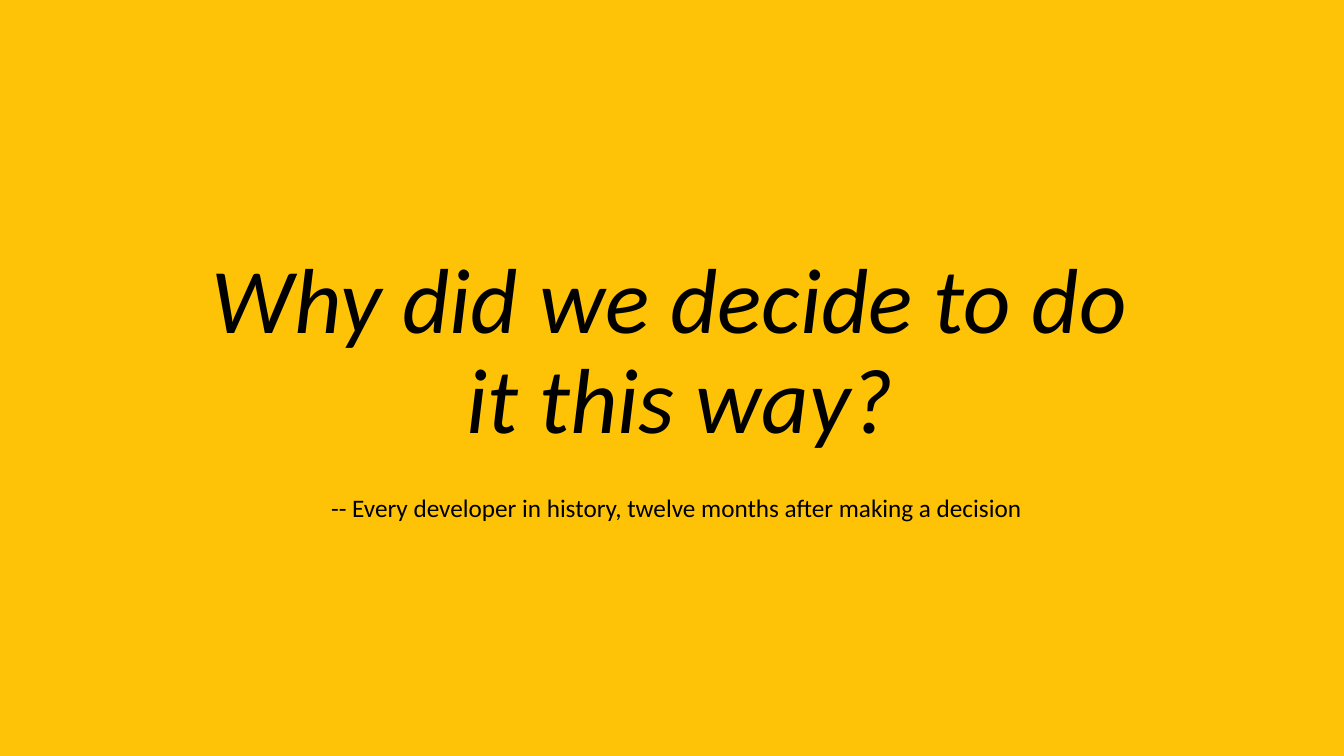
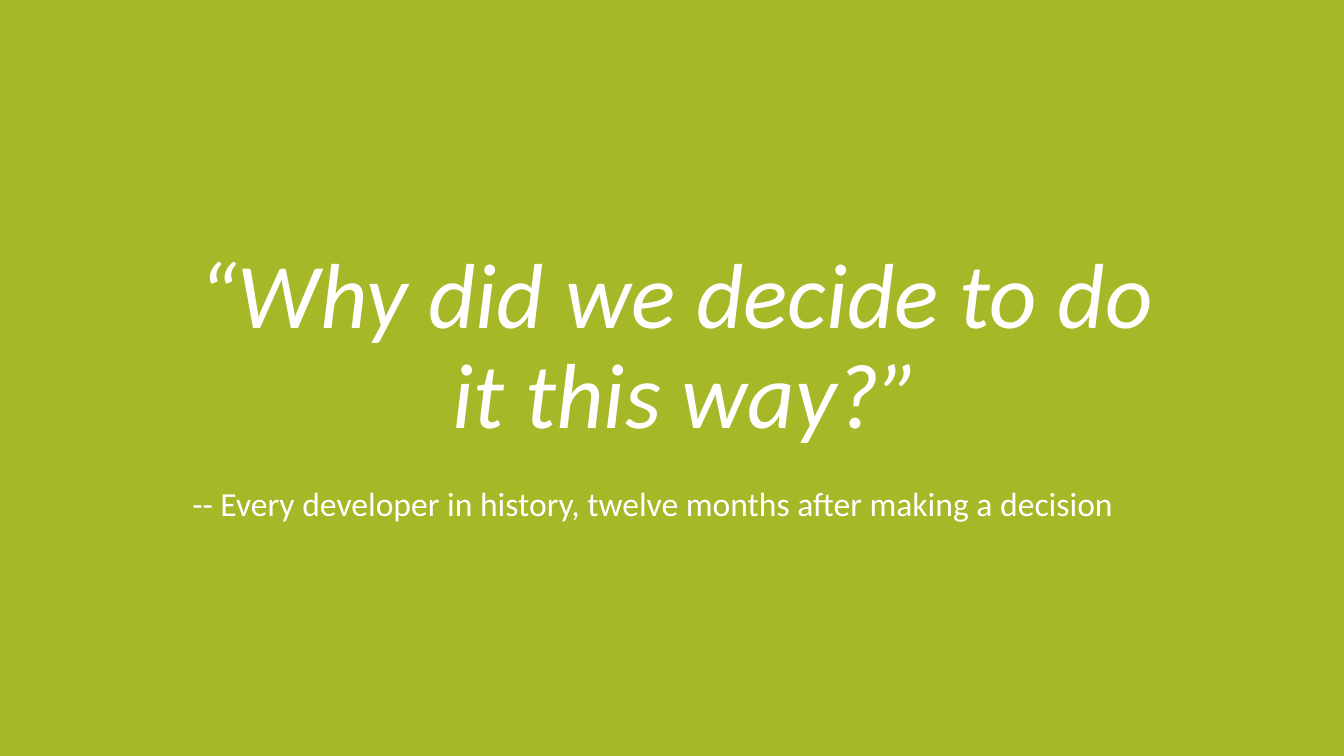
Before and after one commit to davidaayers/comm-and-doc-arch-decisions, a slide deck: slide 8 of comm-and-doc-arch-decisions.pptx (slide 6 before the commit). Drawn at 1344x756 pixels with LibreOffice and Linux fonts; fonts in the diff are those of the drawing. Boxes give left, top, right and bottom in pixels: in the first picture for what was removed or moved away, otherwise in the second. Text is boxed around its words. In the diff, an @@ line names an element or a change of style, - is before the commit and + after.

```diff
--- a/comm-and-doc-arch-decisions.pptx
+++ b/comm-and-doc-arch-decisions.pptx
@@ background #FEC306 to #A6B727 @@
@@ text "“Why did we decide to ..." at (199, 261, 1153, 443): vertical alignment middle to top @@
@@ text at (199, 261, 1153, 443): text changed; text colour #000000 to #FFFFFF @@
-Why did we decide to do
-it this way?
+“Why did we decide to do
+it this way?”
@@ text "-- Every developer in history, ...": place and size @@
-text "-- Every developer in history, ..." at (352, 499, 1021, 522)
+text "-- Every developer in history, ..." at (220, 492, 1112, 522)
@@ text "-- Every developer in history, ..." at (220, 492, 1112, 522): size 18 to 24 pt, text colour #000000 to #FFFFFF; alignment left to centre @@
```
Also in this commit, not shown: 2 slides added, 1 other file.
